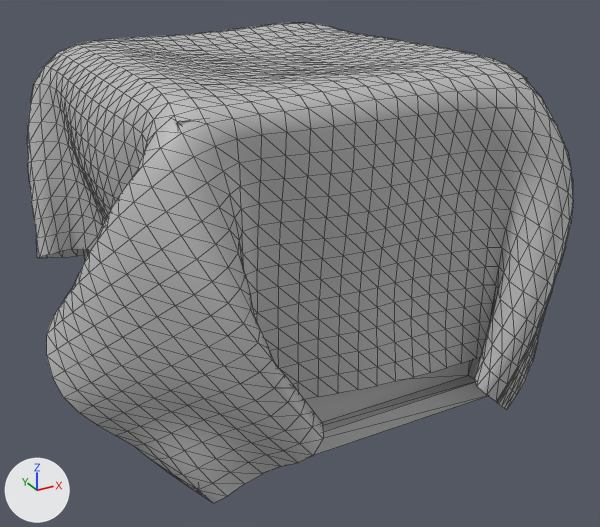
Renders of the FBX model Team Seven Project/Assets/Meshes/Env_Crate_01.fbx from each side of a commit.
The view is the same before and after, from a camera (50 mm lens) standing at (-1.115, -2.235, 1.443) and looking at (0.065, -0.089, 0.37). The axes (+X, +Y, +Z) are drawn at lower left. The lights are the same throughout. Mesh edges are drawn as thin lines. Where no turn or scale is listed for an object, it has been applied to the vertices.

The first picture shows 'Env_Crate_01'.
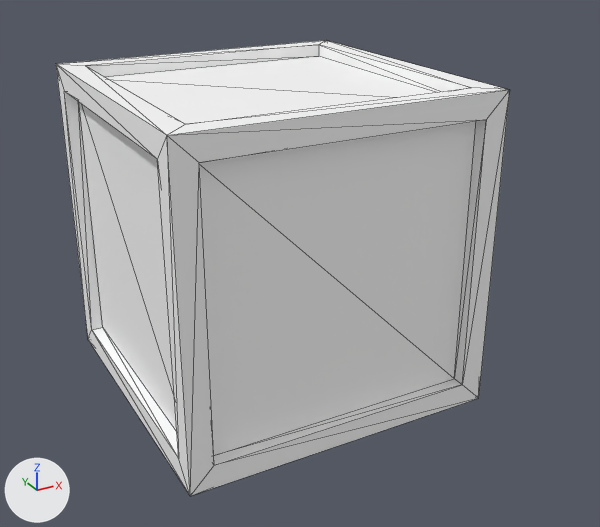
The edits, one by one:
Material 'Env_CrateAtlas_01' (mat_env_crateatlas_01) is new.
Its base color is (1.0, 1.0, 1.0) (white #ffffff).
me_mesh is used by ob_env_crate_01; location (0.0, 0.0, 0.0).
me_mesh had 1905 vertices, 3644 faces and spanned x -0.78..0.78, y -0.74..0.74, z -0.09..1.04.
me_mesh no longer uses material mat_lambert1 (grey #bcbcbc).
me_mesh now has 56 vertices, 108 faces and spans x -0.5..0.5, y -0.5..0.5, z -0.04..0.96.
me_mesh part 1: the loose piece of 1681 vertices spanning x -0.78..0.78, y -0.74..0.74, z -0.09..1.04 is rebuilt with 56 vertices and now spans x -0.5..0.5, y -0.5..0.5, z -0.04..0.96, in mat_env_crateatlas_01 (white #ffffff).
me_mesh part 2: the loose piece of 224 vertices spanning x -0.49..0.51, y -0.55..0.45, z 0.0..1.0 is deleted.
me_mesh now uses material mat_env_crateatlas_01 (white #ffffff).

Changed parts and their boxes (x1, y1, x2, y2) in the pictures (600 x 527 px):
'Env_Crate_01', reshaped (17% narrower)
    before: (27, 23, 573, 503)
    after: (56, 40, 510, 496)
part 1 of me_mesh, rebuilt (17% narrower)
    before: (27, 23, 573, 503)
    after: (56, 40, 510, 496)
part 2 of me_mesh, deleted
    before: (83, 77, 527, 494)
